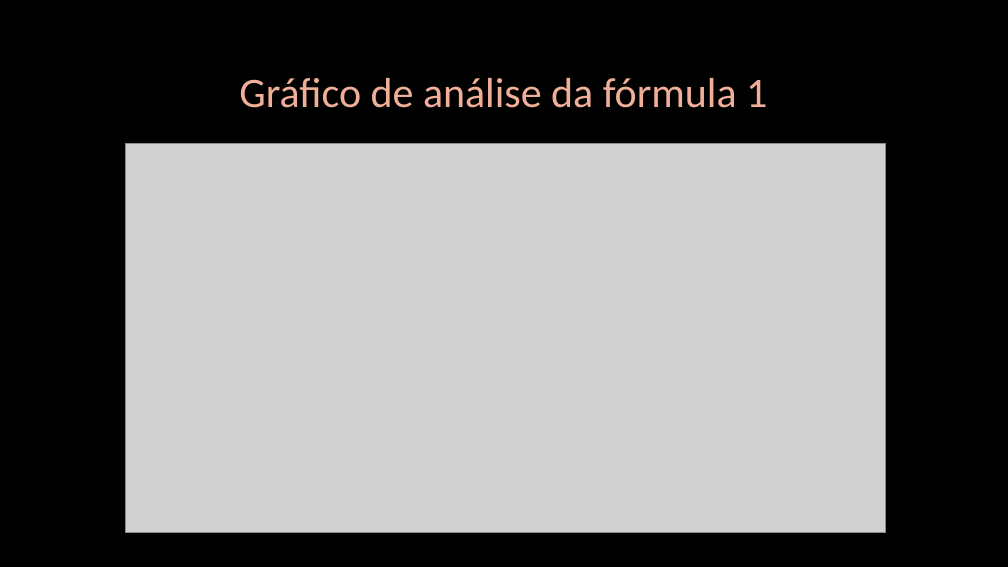
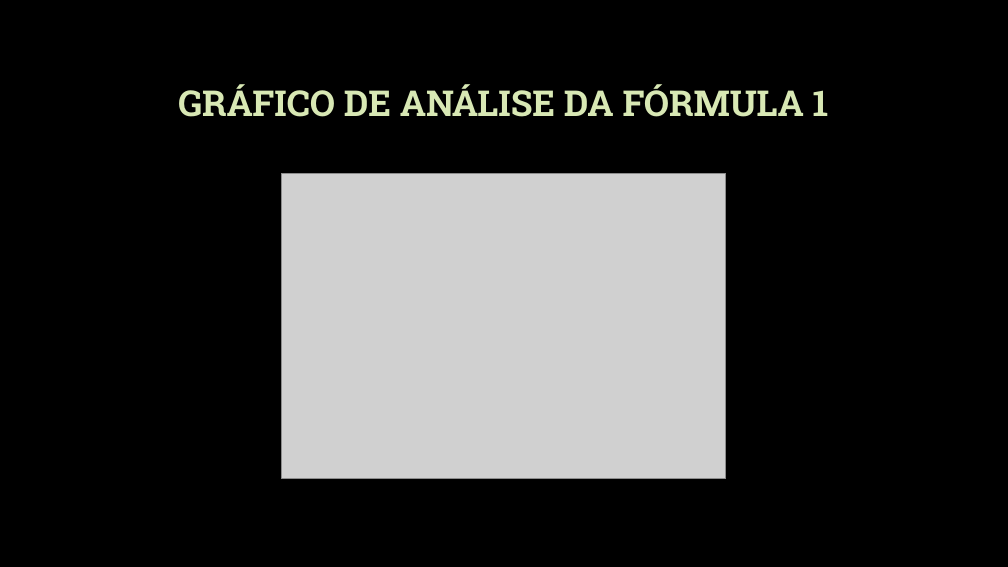
Before and after one commit to yuri0703/CodeSquad, a slide deck: slide 4 of Análise de dados exploratória.pptx. Drawn at 1008x567 pixels with LibreOffice and Linux fonts; fonts in the diff are those of the drawing; grey boxes stand for pictures; background and template pictures are left out. Boxes give left, top, right and bottom in pixels: in the first picture for what was removed or moved away, otherwise in the second. Text is boxed around its words. In the diff, an @@ line names an element or a change of style, - is before the commit and + after.

```diff
--- a/Análise de dados exploratória.pptx
+++ b/Análise de dados exploratória.pptx
@@ title at bbox=[178, 84, 829, 117]: text changed; size 40 to 34 pt; font Calibri to Roboto Slab; text colour #F0AF98 to #D8E8B4; bold on @@
-Gráfico de análise da fórmula 1
+GRÁFICO DE ANÁLISE DA FÓRMULA 1
@@ picture: place and size @@
-picture at bbox=[126, 143, 885, 532]
+picture at bbox=[281, 173, 725, 479]
```
Also in this commit, not shown: 6 other slides changed.
